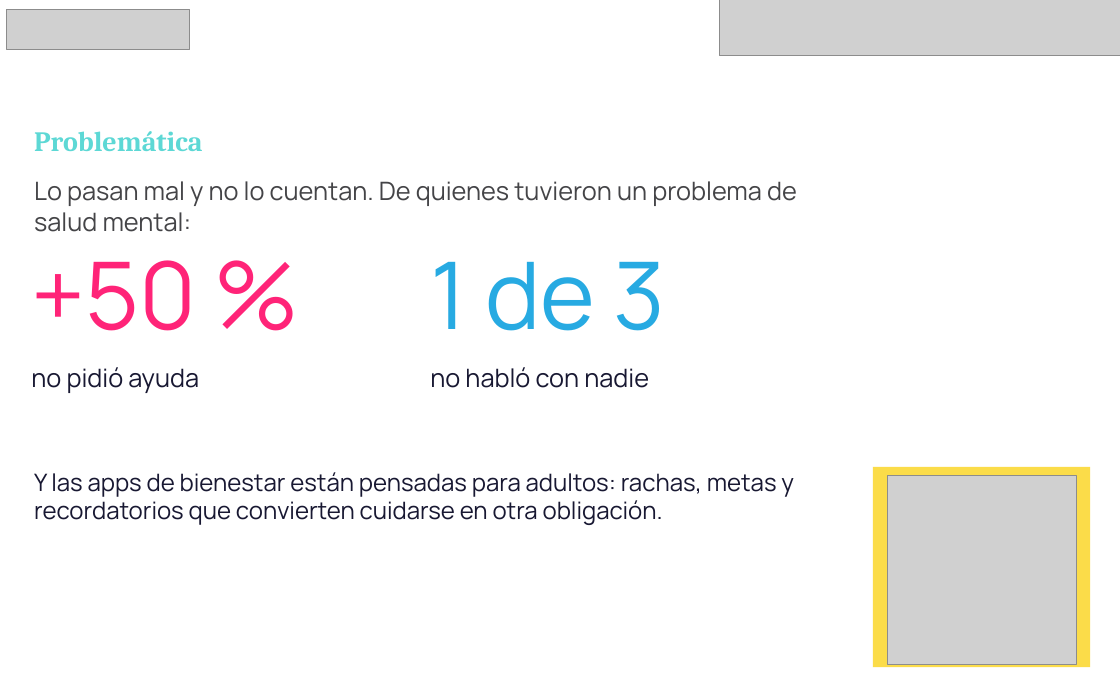
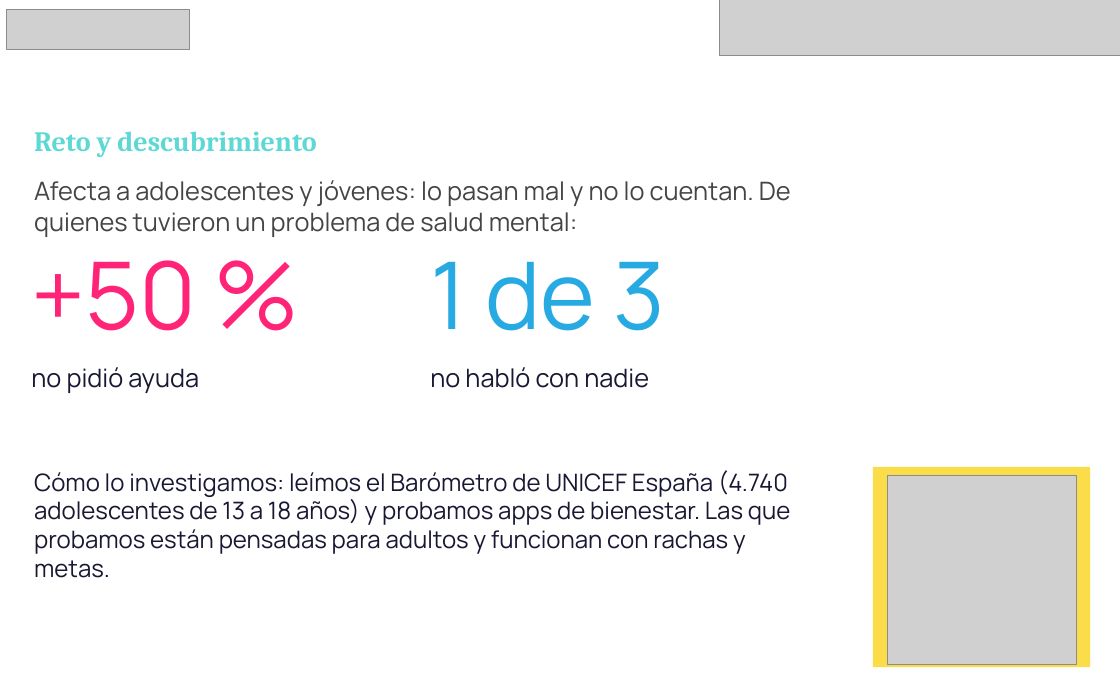
Before and after one commit to pertx1/Lagun, a slide deck: slide 3 of presentacion/Lagun-UNICEF-Lab-Junior.pptx. Drawn at 1120x700 pixels with LibreOffice and Linux fonts; fonts in the diff are those of the drawing; grey boxes stand for pictures. Boxes give left, top, right and bottom in pixels: in the first picture for what was removed or moved away, otherwise in the second. Text is boxed around its words. In the diff, an @@ line names an element or a change of style, - is before the commit and + after.

```diff
--- a/presentacion/Lagun-UNICEF-Lab-Junior.pptx
+++ b/presentacion/Lagun-UNICEF-Lab-Junior.pptx
@@ text at (x1=34, y1=131, x2=316, y2=157): text changed @@
-Problemática
+Reto y descubrimiento
@@ text at (x1=34, y1=180, x2=791, y2=237): text changed @@
-Lo pasan mal y no lo cuentan. De quienes tuvieron un problema de salud mental:
+Afecta a adolescentes y jóvenes: lo pasan mal y no lo cuentan. De quienes tuvieron un problema de salud mental:
@@ text at (x1=34, y1=470, x2=790, y2=578): text changed @@
-Y las apps de bienestar están pensadas para adultos: rachas, metas y recordatorios que convierten cuidarse en otra obligación.
+Cómo lo investigamos: leímos el Barómetro de UNICEF España (4.740 adolescentes de 13 a 18 años) y probamos apps de bienestar. Las que probamos están pensadas para adultos y funcionan con rachas y metas.
```
Also in this commit, not shown: 8 other slides changed, 2 slides removed.
